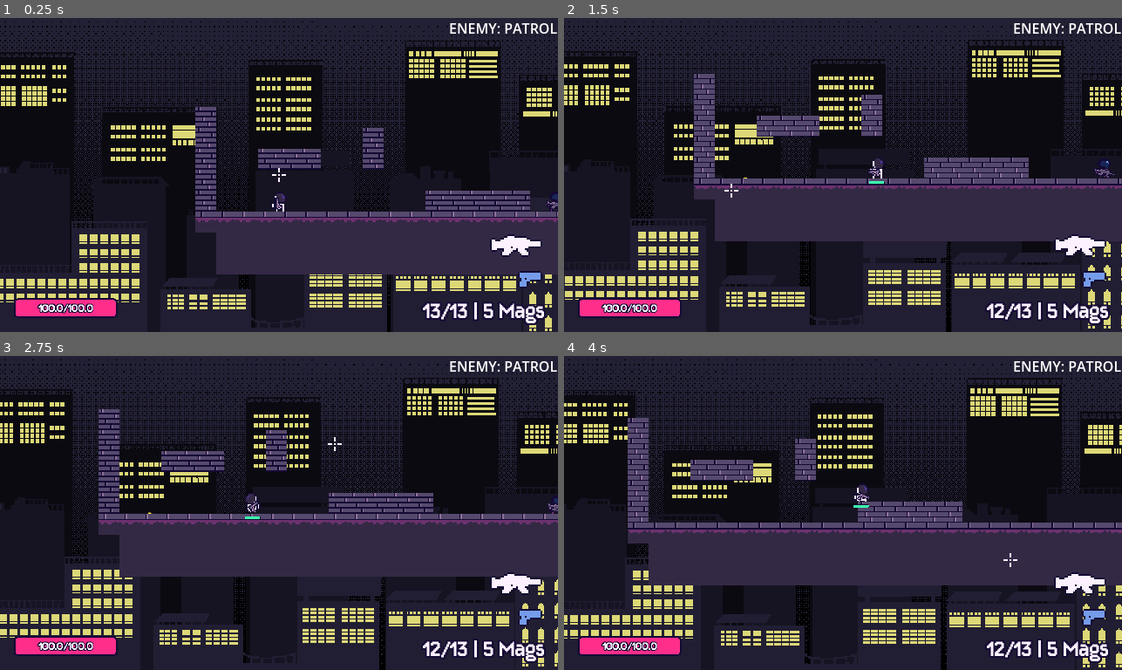
Above: before the commit, frames 1-4 (two rows, left to right).
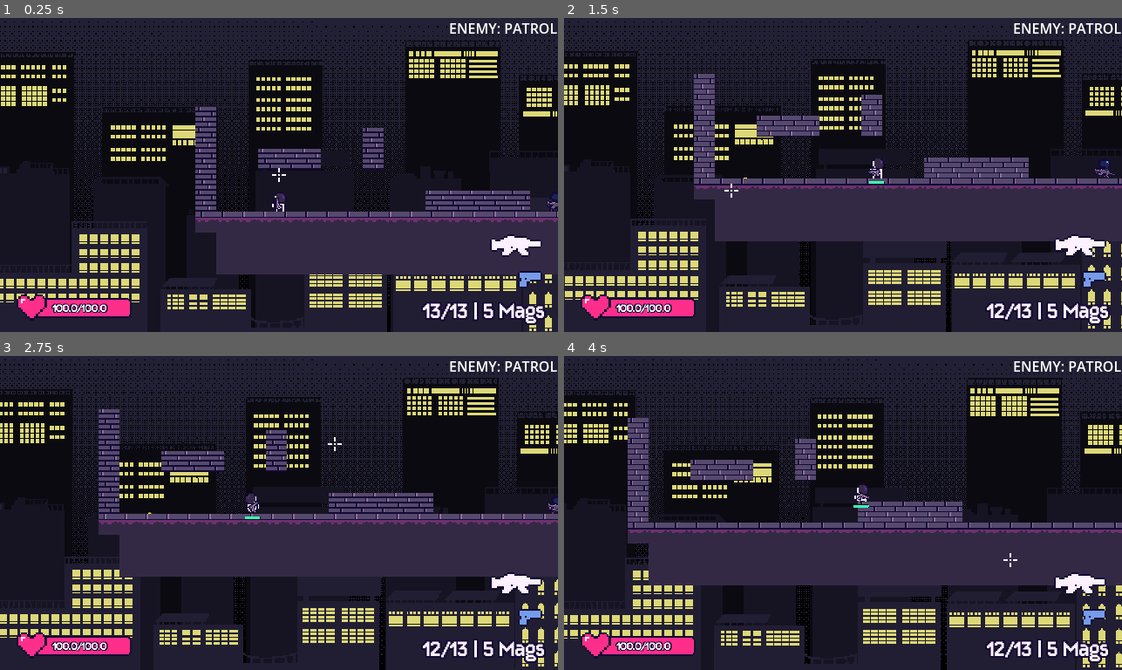
Above: after the commit, the same moments.

Repository: kyteidev/rogueshot
Game: Godot game, scene res://scenes/game_debug.tscn
The game is run twice, just before and just after one commit, with the same random seed, the same clock (stepped at 60 frames per second) and the same inputs.
Inputs (mouse positions are in pixels of both pictures, inside the frame that each line leads up to):
- Up to frame 1 (0.25 s): no input
- Up to frame 2 (1.5 s): move the mouse to (965, 159) at 0.52 s; press the mouse at (965, 159) at 0.53 s; hold D (player_right) from 0.53 s (still down); tap W (player_jump) at 0.77 s; move the mouse to (731, 190) at 1.27 s; release the mouse at (731, 190) at 1.28 s; tap Shift (player_sprint) at 1.35 s
- Up to frame 3 (2.75 s): tap W (player_jump) at 1.52 s; move the mouse to (334, 443) at 2.02 s; release D (player_right) at 2.03 s; hold A (player_left) from 2.03 s (still down); tap 1 (weapon_1) at 2.1 s
- Up to frame 4 (4 s): move the mouse to (815, 575) at 2.77 s; release A (player_left) at 2.78 s; hold D (player_right) from 2.78 s (still down); tap 2 (weapon_2) at 2.85 s; tap W (player_jump) at 3.02, 3.77 s; move the mouse to (1010, 560) at 3.52 s; tap Q (weapon_cycle) at 3.6 s

The runs differ from the first frame. In frame 1, 0.6% of the frame differs, in the area x 2-24%, y 88-96%; in frame 2, 0.6%; in frame 3, 0.6%; in frame 4, 0.6%.

Commit message:
add heart icon to health bar

Diff:
--- a/scenes/hud.tscn
+++ b/scenes/hud.tscn
@@ -6,6 +6,7 @@
 [ext_resource type="FontFile" uid="uid://4jxi61jcsc2c" path="res://assets/fonts/groundhog.ttf" id="5_047uy"]
 [ext_resource type="Texture2D" uid="uid://wyplv53mg8ky" path="res://assets/sprites/bar/bar-progress.png" id="5_uo2fv"]
 [ext_resource type="Texture2D" uid="uid://birxq4q0v4dpe" path="res://assets/sprites/weapons/base/rifle1-base.png" id="6_5pdws"]
+[ext_resource type="Texture2D" uid="uid://cw7lkbujj1r54" path="res://assets/sprites/icons/heart.png" id="6_mphia"]
 [ext_resource type="Texture2D" uid="uid://d0ibfba4ttyrc" path="res://assets/sprites/weapons/base/pistol-base.png" id="7_hd3ao"]
 [ext_resource type="Texture2D" uid="uid://clda7jp4ldk2a" path="res://assets/sprites/weapons/outline/rifle1-outline.png" id="8_0i1j5"]
 [ext_resource type="Texture2D" uid="uid://bcsuqxrinkvnt" path="res://assets/sprites/weapons/outline/pistol-outline.png" id="9_mphia"]
@@ -41,9 +42,9 @@
 anchors_preset = 2
 anchor_top = 1.0
 anchor_bottom = 1.0
-offset_left = 16.0
+offset_left = 32.0
 offset_top = -39.0
-offset_right = 254.0
+offset_right = 270.0
 offset_bottom = 7.0
 grow_vertical = 0
 scale = Vector2(0.5, 0.5)
@@ -90,6 +91,18 @@
 value = 100.0
 texture_progress = ExtResource("5_uo2fv")
 tint_progress = Color(0.99215686, 0.94509804, 1, 1)
+
+[node name="Hearticon" type="TextureRect" parent="HealthBarOutline" unique_id=702504159]
+z_index = 2
+layout_mode = 1
+anchors_preset = -1
+anchor_left = -0.13445379
+anchor_top = -0.39130434
+anchor_right = 0.20168068
+anchor_bottom = 1.3478261
+texture = ExtResource("6_mphia")
+stretch_mode = 4
+metadata/_edit_use_anchors_ = true
 
 [node name="HealthBarTimer" type="Timer" parent="HealthBarOutline" unique_id=1919540087]
 one_shot = true
Binary file added: assets/sprites/icons/heart.png
Not shown, added: assets/sprites/icons/heart.png.import
